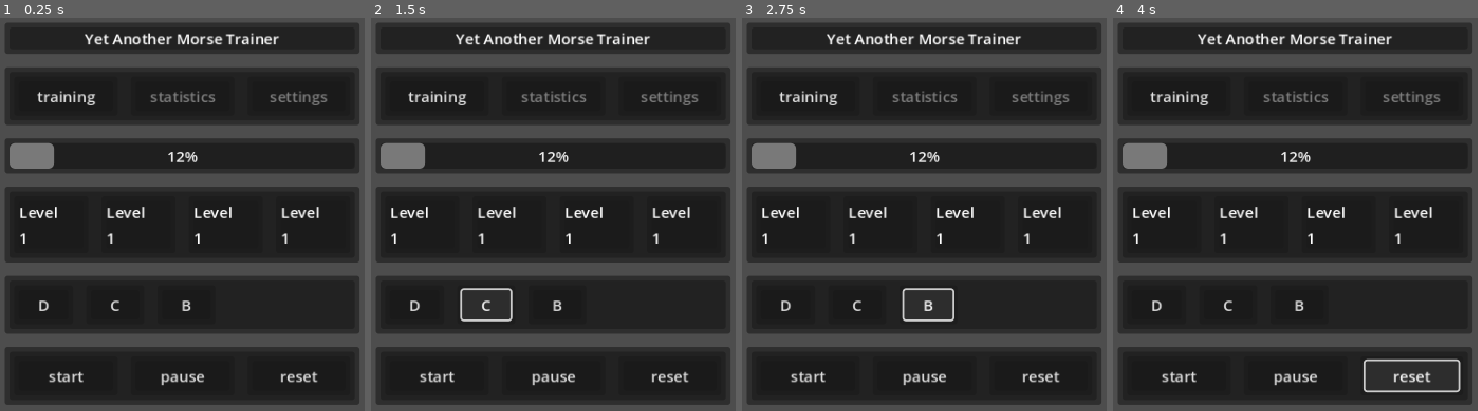
Above: before the commit, frames 1-4 (left to right).
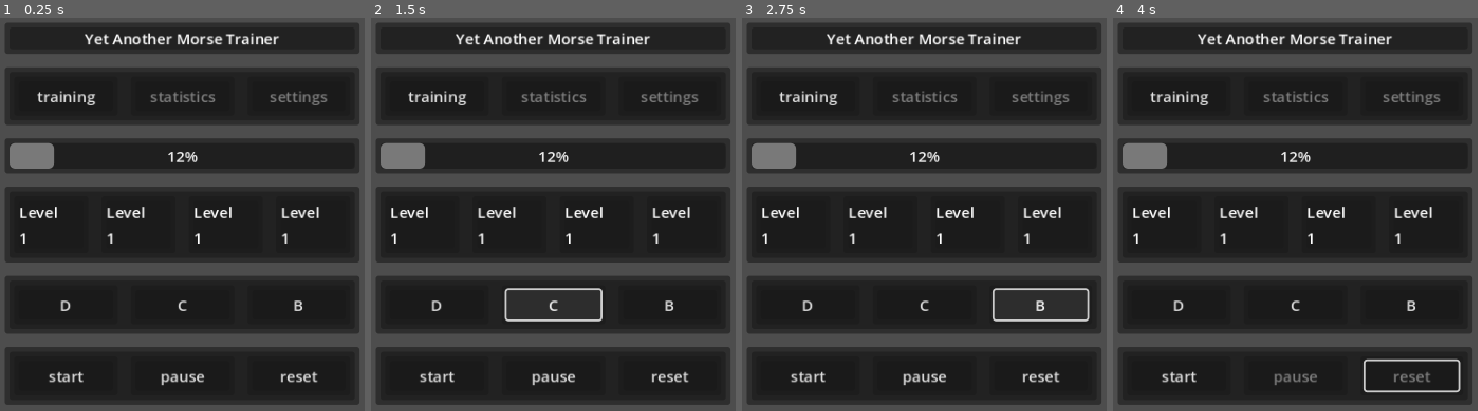
Above: after the commit, the same moments.

Repository: casparkleijne/morse-trainer
Game: Godot game, scene res://main_scene.tscn
The game is run twice, just before and just after one commit, with the same random seed, the same clock (stepped at 60 frames per second) and the same inputs.
Inputs:
- Up to frame 1 (0.25 s): no input
- Up to frame 2 (1.5 s): click "D" at 0.5 s; click "C" at 1.25 s
- Up to frame 3 (2.75 s): click "B" at 2 s
- Up to frame 4 (4 s): click "pause" at 2.75 s; click "reset" at 3.5 s

The runs differ from the first frame. In frame 1, 0.3% of the frame differs, in the area x 10-83%, y 71-75%; in frame 2, 1.0%, in the area x 10-83%, y 68-78%; in frame 3, 1.0%; in frame 4, 0.7%.

Commit message:
added signals and timer

Diff:
--- a/Audio/audio_manager.gd
+++ b/Audio/audio_manager.gd
@@ -6,7 +6,6 @@
 const SYMBOL_GAP = DIT_DURATION
 const LETTER_GAP = DIT_DURATION * 3
 const WORD_GAP = DIT_DURATION * 7
-
 const TONE_FREQUENCY = 700.0  # Hz
 const SAMPLE_RATE = 22050
 
--- a/Game/event_bus.gd
+++ b/Game/event_bus.gd
@@ -1,3 +1,6 @@
 extends Node
 
-signal letter_selected(letter: String)
+signal started()
+signal paused()
+signal resetted()
+signal finished()
--- a/Game/game.gd
+++ /dev/null
@@ -1,11 +0,0 @@
-extends Node
-
-# Called when the node enters the scene tree for the first time.
-func _ready() -> void:
-	EventBus.letter_selected.connect(_on_letter_selected)
-
-
-# Called every frame. 'delta' is the elapsed time since the previous frame.
-func _on_letter_selected(letter: String):
-	print("Checking: ", letter)
-	AudioManager.play_character(letter)
--- /dev/null
+++ b/Game/game_manager.gd
@@ -0,0 +1,19 @@
+extends Node
+
+func _ready() -> void:
+	EventBus.started.connect(_on_started)
+	EventBus.paused.connect(_on_paused)
+	EventBus.resetted.connect(_on_resetted)
+	EventBus.finished.connect(_on_finished)
+
+func _on_started() :
+	pass
+
+func _on_paused() :
+	pass
+
+func _on_resetted() :
+	pass
+
+func _on_finished() :
+	pass
--- /dev/null
+++ b/Game/level_manager.gd
@@ -0,0 +1,23 @@
+extends Node
+
+var current_level: int = 0
+var available_letters: Array[String] = []
+
+func _ready() -> void:
+	EventBus.started.connect(_on_started)
+	EventBus.paused.connect(_on_paused)
+	EventBus.resetted.connect(_on_resetted)
+	EventBus.finished.connect(_on_finished)
+
+func _on_started() :
+	pass
+
+func _on_paused() :
+	pass
+
+func _on_resetted() :
+	current_level = 1
+	pass
+
+func _on_finished() :
+	pass
--- /dev/null
+++ b/Game/round_manager.gd
@@ -0,0 +1,29 @@
+extends Node
+
+var round_timer = Timer.new()
+
+func _ready() -> void:
+	EventBus.started.connect(_on_started)
+	EventBus.paused.connect(_on_paused)
+	EventBus.resetted.connect(_on_resetted)
+	EventBus.finished.connect(_on_finished)
+
+	round_timer.autostart = false
+	round_timer.one_shot = true
+	round_timer.ignore_time_scale = true
+	round_timer.timeout.connect(_on_finished)
+
+	add_child(round_timer)
+
+func _on_started() :
+	round_timer.start(5)
+
+func _on_paused() :
+	round_timer.stop()
+
+func _on_resetted() :
+	round_timer.start(5)
+
+func _on_finished() :
+	AudioManager.play_character("W")
+	round_timer.stop()
--- /dev/null
+++ b/UI/UserControls/operation_scene.gd
@@ -0,0 +1,45 @@
+extends VBoxContainer
+
+@onready var button_start : Button = $GridCard/MarginContainer/PanelContainer/MarginContainer/PanelContainer/GridContainer/Card/MarginContainer/PanelContainer/MarginContainer/PanelContainer/Button
+@onready var button_pause : Button = $GridCard/MarginContainer/PanelContainer/MarginContainer/PanelContainer/GridContainer/Card2/MarginContainer/PanelContainer/MarginContainer/PanelContainer/Button
+@onready var button_reset : Button = $GridCard/MarginContainer/PanelContainer/MarginContainer/PanelContainer/GridContainer/Card3/MarginContainer/PanelContainer/MarginContainer/PanelContainer/Button
+
+func _ready() -> void:
+	EventBus.started.connect(_on_started)
+	EventBus.paused.connect(_on_paused)
+	EventBus.resetted.connect(_on_resetted)
+	EventBus.finished.connect(_on_finished)
+
+
+func _on_started() :
+	button_start.disabled = true;
+	button_pause.disabled = false;
+	button_reset.disabled = false;
+	pass
+
+func _on_paused() :
+	button_start.disabled = false;
+	button_pause.disabled = true;
+	button_reset.disabled = false;
+	pass
+
+func _on_resetted() :
+	button_start.disabled = false;
+	button_pause.disabled = true;
+	button_reset.disabled = true;
+	pass
+
+func _on_finished() :
+	button_start.disabled = true;
+	button_pause.disabled = true;
+	button_reset.disabled = false;
+	pass
+
+func _on_button_start_pressed() -> void:
+	EventBus.started.emit();
+
+func _on_button_pause_pressed() -> void:
+	EventBus.paused.emit();
+
+func _on_button_reset_pressed() -> void:
+	EventBus.resetted.emit();
--- a/UI/UserControls/operation_scene.tscn
+++ b/UI/UserControls/operation_scene.tscn
@@ -1,6 +1,7 @@
-[gd_scene load_steps=3 format=3 uid="uid://dml243glmg6vj"]
+[gd_scene load_steps=4 format=3 uid="uid://dml243glmg6vj"]
 
 [ext_resource type="PackedScene" uid="uid://b52vx1p5uhvqw" path="res://UI/CustomControls/grid_card.tscn" id="1_nrymo"]
+[ext_resource type="Script" uid="uid://ccqxu0ixl2408" path="res://UI/UserControls/operation_scene.gd" id="1_o5rby"]
 [ext_resource type="PackedScene" uid="uid://j2mv8poqh1ow" path="res://UI/CustomControls/core_card.tscn" id="2_o5rby"]
 
 [node name="NavigationScene" type="VBoxContainer"]
@@ -9,6 +10,7 @@
 anchor_bottom = 1.0
 grow_horizontal = 2
 grow_vertical = 2
+script = ExtResource("1_o5rby")
 
 [node name="GridCard" parent="." instance=ExtResource("1_nrymo")]
 layout_mode = 2
@@ -43,6 +45,10 @@
 layout_mode = 2
 text = "reset"
 
+[connection signal="pressed" from="GridCard/MarginContainer/PanelContainer/MarginContainer/PanelContainer/GridContainer/Card/MarginContainer/PanelContainer/MarginContainer/PanelContainer/Button" to="." method="_on_button_start_pressed"]
+[connection signal="pressed" from="GridCard/MarginContainer/PanelContainer/MarginContainer/PanelContainer/GridContainer/Card2/MarginContainer/PanelContainer/MarginContainer/PanelContainer/Button" to="." method="_on_button_pause_pressed"]
+[connection signal="pressed" from="GridCard/MarginContainer/PanelContainer/MarginContainer/PanelContainer/GridContainer/Card3/MarginContainer/PanelContainer/MarginContainer/PanelContainer/Button" to="." method="_on_button_reset_pressed"]
+
 [editable path="GridCard"]
 [editable path="GridCard/MarginContainer/PanelContainer/MarginContainer/PanelContainer/GridContainer/Card"]
 [editable path="GridCard/MarginContainer/PanelContainer/MarginContainer/PanelContainer/GridContainer/Card2"]
--- a/UI/UserControls/playerinput_scene.gd
+++ b/UI/UserControls/playerinput_scene.gd
@@ -1,22 +1,22 @@
 extends VBoxContainer
 
+@onready var button1 = %Card1/MarginContainer/PanelContainer/MarginContainer/PanelContainer/Button
+@onready var button2 = %Card2/MarginContainer/PanelContainer/MarginContainer/PanelContainer/Button
+@onready var button3 = %Card3/MarginContainer/PanelContainer/MarginContainer/PanelContainer/Button
+@onready var button4 = %Card4/MarginContainer/PanelContainer/MarginContainer/PanelContainer/Button
+@onready var button5 = %Card5/MarginContainer/PanelContainer/MarginContainer/PanelContainer/Button
+@onready var grid : GridContainer =  $GridCard/MarginContainer/PanelContainer/MarginContainer/PanelContainer/GridContainer
+# Called when the node enters the scene tree for the first time.
 
-# Called when the node enters the scene tree for the first time.
 func _ready() -> void:
-
-	var columns : int = 3;
-
-	var button1 = %Card1/MarginContainer/PanelContainer/MarginContainer/PanelContainer/Button
-	var button2 = %Card2/MarginContainer/PanelContainer/MarginContainer/PanelContainer/Button
-	var button3 = %Card3/MarginContainer/PanelContainer/MarginContainer/PanelContainer/Button
-	var button4 = %Card4/MarginContainer/PanelContainer/MarginContainer/PanelContainer/Button
-	var button5 = %Card5/MarginContainer/PanelContainer/MarginContainer/PanelContainer/Button
-
 	button1.pressed.connect(_on_button_pressed.bind(button1.text))
 	button2.pressed.connect(_on_button_pressed.bind(button2.text))
 	button3.pressed.connect(_on_button_pressed.bind(button3.text))
 	button4.pressed.connect(_on_button_pressed.bind(button4.text))
 	button5.pressed.connect(_on_button_pressed.bind(button5.text))
+
+	var columns : int = 3;
+	grid.columns = columns
 
 	%Card1.visible = columns > 0
 	%Card2.visible = columns > 1
@@ -24,8 +24,10 @@
 	%Card4.visible = columns > 3
 	%Card5.visible = columns > 4
 
+
 func _on_button_pressed(letter: String):
-	EventBus.letter_selected.emit(letter)
+	AudioManager.play_character(letter)
+
 
 func _on_morse_finished():
 	# Wat moet er gebeuren als de morse klaar is?
--- a/project.godot
+++ b/project.godot
@@ -21,9 +21,11 @@
 [autoload]
 
 AudioManager="*res://Audio/audio_manager.gd"
-MorseData="*res://Game/morse_data.gd"
-Game="*res://Game/game.gd"
+MorseData="*res://Data/morse_data.gd"
+Game="*res://Game/game_manager.gd"
 EventBus="*res://Game/event_bus.gd"
+LevelManager="*res://Game/level_manager.gd"
+RoundManager="*res://Game/round_manager.gd"
 
 [display]
 
Renamed: Game/morse_data.gd -> Data/morse_data.gd
Renamed: Game/morse_data.gd.uid -> Data/morse_data.gd.uid
Renamed: Game/game.gd.uid -> Game/game_manager.gd.uid
Not shown, added: Game/level_manager.gd.uid
Not shown, added: Game/round_manager.gd.uid
Not shown, added: UI/UserControls/operation_scene.gd.uid
